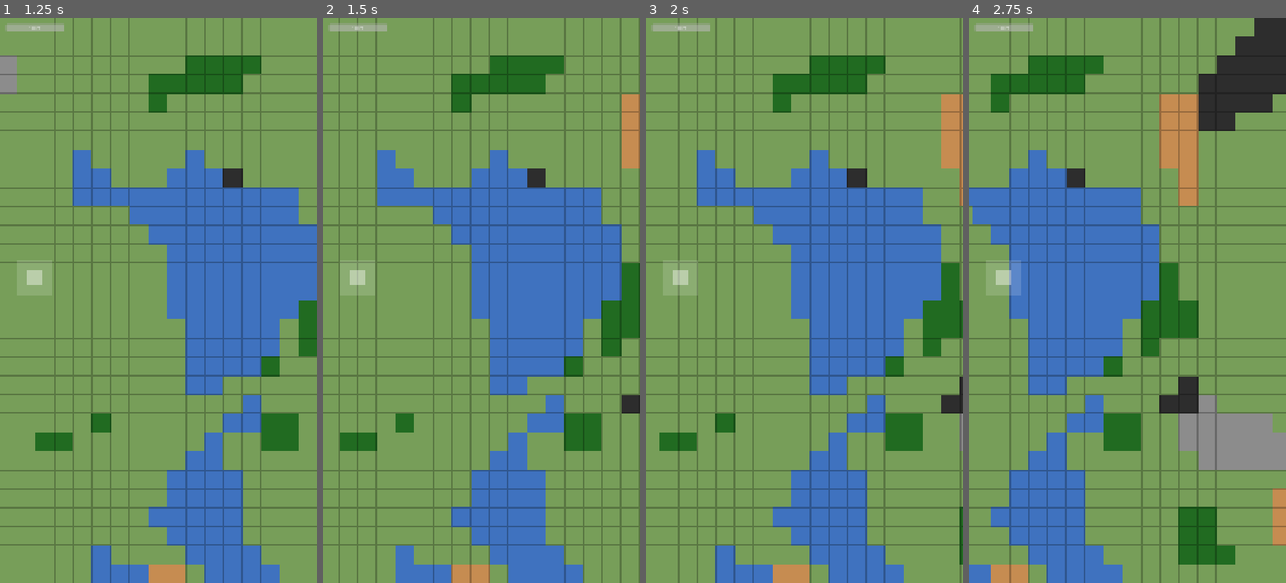
Above: before the commit, frames 1-4 (left to right).
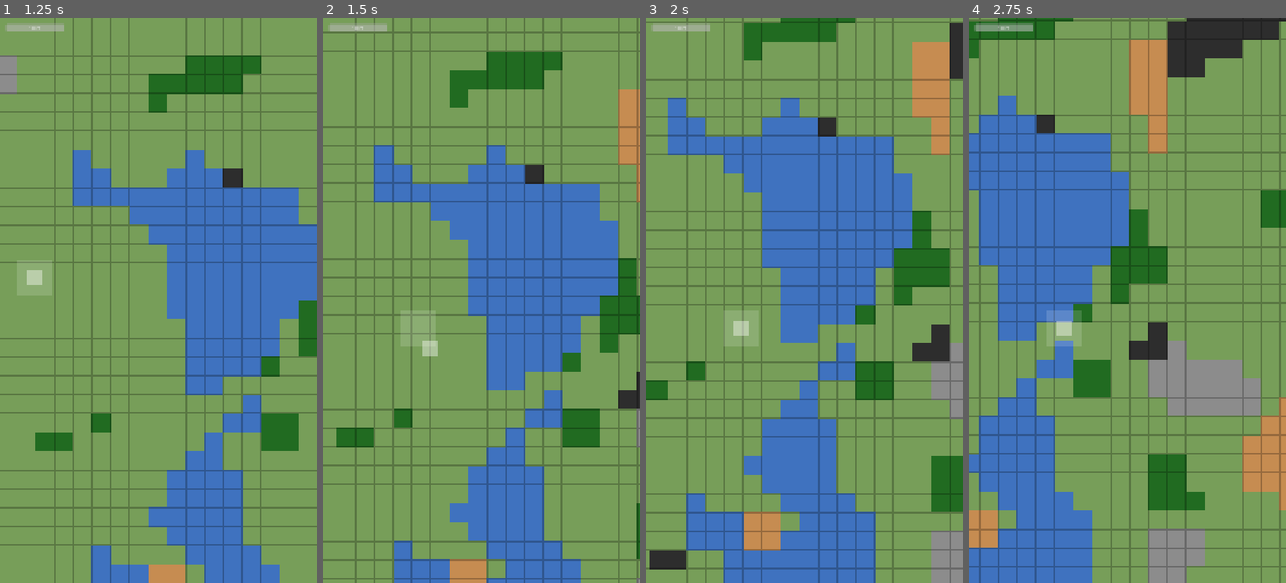
Above: after the commit, the same moments.

Repository: p-scott-0/ironveil
Game: Godot game, scene res://scenes/world/World.tscn
Same seed, same stepped clock (60 frames per second), same inputs: the game is played once before the commit and once after it.
Inputs (mouse positions are in pixels of both pictures, inside the frame that each line leads up to):
- Up to frame 1 (1.25 s): tap Enter at 0.5 s; move the mouse to (228, 272) at 0.52 s; hold D (move_right) from 0.53 s (still down); click (228, 272) at 0.67 s
- Up to frame 2 (1.5 s): release D (move_right) at 1.25 s; drag from (418, 328) to (465, 413) at 1.27 s
- Up to frame 3 (2 s): no input
- Up to frame 4 (2.75 s): move the mouse to (1159, 176) at 2.02 s; hold D (move_right) from 2.03 s (still down)

Frame 1 is identical in both runs. In frame 2, 27% of the frame differs, in the area x 0-100%, y 0-100%; in frame 3, 52%; in frame 4, 57%.
Error before the commit: Parse Error: Cannot infer the type of "offset" variable because the value doesn't have a set type. (res://scenes/ui/VirtualJoystick.gd:28)

Commit message:
Fix type inference error in VirtualJoystick

Diff:
--- a/scenes/ui/VirtualJoystick.gd
+++ b/scenes/ui/VirtualJoystick.gd
@@ -25,7 +25,7 @@
 			_release()
 
 	elif event is InputEventScreenDrag and event.index == _touch_index:
-		var offset := event.position - _base_pos
+		var offset: Vector2 = event.position - _base_pos
 		var clamped := offset.limit_length(RADIUS)
 		knob.position = clamped - knob.size / 2.0 + base.size / 2.0
 		var direction := Vector2.ZERO if offset.length() < DEAD_ZONE else clamped / RADIUS
